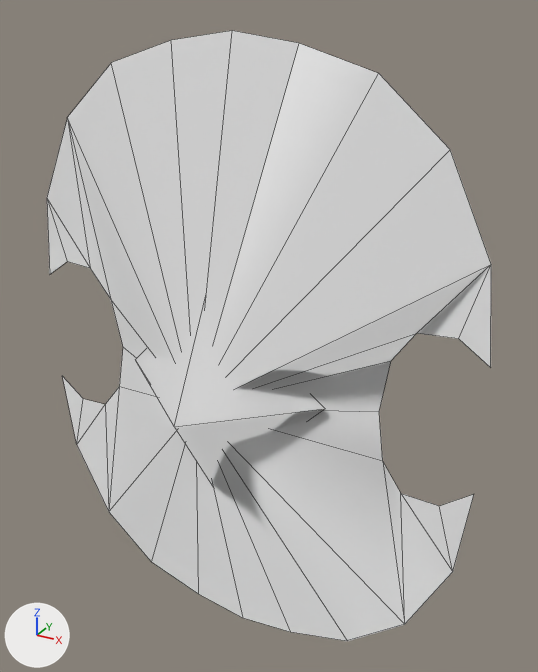
The COLLADA model art/meshes/props/shields/gerron_01_f.dae, before and after one commit.
Both versions are drawn from a 50 mm camera at (1.39, -2.31, 1.22) aimed at (0.15, -0.06, 0.1). The axes (+X, +Y, +Z) are drawn at lower left. The lights are the same throughout. The older version comes first. Mesh edges are drawn as thin lines. Where no turn or scale is listed for an object, it has been applied to the vertices. Vertices at exactly the same position are counted once.

The first picture shows 'gerron_01_f'.
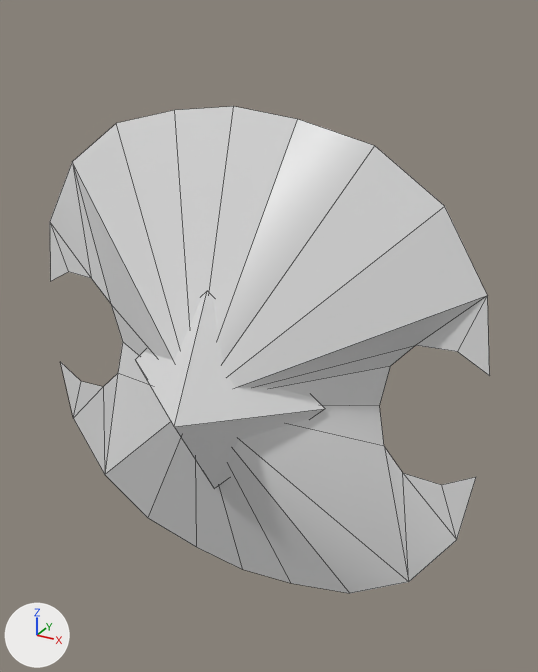
The change in detail:
me_gerron_b_f_geometry is used by ob_gerron_01_f; location (0.0, 0.0, 0.0).
me_gerron_b_f_geometry had 42 vertices, 40 faces and spanned x -0.97..0.97, y -0.47..-0.04, z -1.38..1.16.
me_gerron_b_f_geometry now has 42 vertices, 40 faces and spans x -0.97..0.97, y -0.47..-0.04, z -1.09..0.92.
me_gerron_b_f_geometry part 1: the loose piece of 37 vertices spanning x -0.97..0.97, y -0.35..-0.04, z -1.38..1.16 is scaled about the mesh origin by (1, 1, 0.792).

Location of each change, (x1, y1, x2, y2) in pixels of the pictures (538 x 672 px):
'gerron_01_f', reshaped (20% shorter)
    before: (47, 30, 491, 641)
    after: (50, 106, 490, 594)
